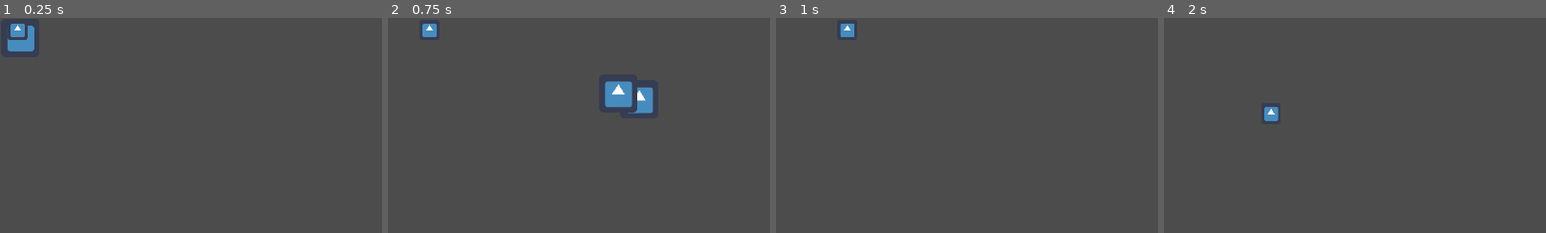
Above: before the commit, frames 1-4 (left to right).
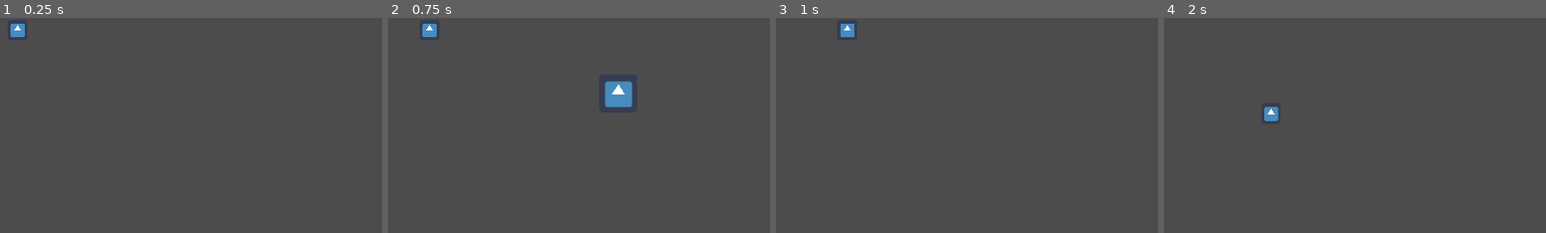
Above: after the commit, the same moments.

Repository: LMBishop/LikKanShootdown
Game: Godot game, scene res://Node2D.tscn
Two runs of this game, one before a commit and one after it. Both use one fixed random seed, a clock stepped at 60 frames per second and the inputs below. The engine's default icon, where the game draws it, is replaced by a stand-in: a white triangle on a blue panel in a dark square.
Inputs (mouse positions are % of the whole screen's width and height, from its top left):
- Up to frame 1 (0.25 s): no input
- Up to frame 2 (0.75 s): tap Enter at 0.5 s; move the mouse to (72, 45) at 0.52 s; hold Right (right) from 0.53 s (still down); hold Space (click) from 0.53 s (still down)
- Up to frame 3 (1 s): keep holding Right (right); keep holding Space (click)
- Up to frame 4 (2 s): move the mouse to (30, 55) at 1.27 s; release Right (right) at 1.28 s; release Space (click) at 1.28 s; hold Down (down) from 1.28 s (still down); tap Space (click) at 1.35 s
The pictures show only the part of the screen within x 40-90%, y 27-77%; the shares and areas given below are measured in that part.

The runs differ from the first frame. In frame 1, 0.5% of the frame differs, in the area x 2-9%, y 3-16%; in frame 2, 0.5%, in the area x 62-70%, y 32-45%; in frame 3, nothing differs; in frame 4, nothing differs.

Commit message:
Add health loss

Diff:
--- a/HUD.tscn
+++ b/HUD.tscn
@@ -1,4 +1,6 @@
-[gd_scene format=2]
+[gd_scene load_steps=2 format=2]
+
+[ext_resource path="res://HealthBar.gd" type="Script" id=1]
 
 [node name="HUD" type="CanvasLayer"]
 
@@ -16,13 +18,14 @@
 text = "Health:"
 align = 2
 
-[node name="ProgressBar" type="ProgressBar" parent="HBoxContainer"]
+[node name="HealthBar" type="ProgressBar" parent="HBoxContainer"]
 margin_left = 56.0
 margin_right = 1205.0
 margin_bottom = 14.0
 size_flags_horizontal = 3
 size_flags_vertical = 3
 value = 100.0
+script = ExtResource( 1 )
 
 [node name="Label2" type="Label" parent="HBoxContainer"]
 margin_left = 1215.0
--- /dev/null
+++ b/HealthBar.gd
@@ -0,0 +1,18 @@
+extends ProgressBar
+
+
+# Declare member variables here. Examples:
+# var a = 2
+# var b = "text"
+
+
+# Called when the node enters the scene tree for the first time.
+func _ready():
+	pass # Replace with function body.
+
+
+# Called every frame. 'delta' is the elapsed time since the previous frame.
+#func _process(delta):
+#	pass
+func _on_player_hit(delta):
+	value -= delta * 20
--- a/KinematicBody2D.gd
+++ b/KinematicBody2D.gd
@@ -1,5 +1,7 @@
-extends KinematicBody2D
+extends Area2D
 
+signal hit
+var screen_size
 export (int) var speed = 200
 var spawn_object = load("res://Bullet.tscn")
 var velocity = Vector2()
@@ -17,11 +19,20 @@
 		velocity.y -= 1
 	velocity = velocity.normalized() * speed
 
+func _ready():
+	screen_size = get_viewport_rect().size
+
 func _physics_process(delta):
 	get_input()
 	globals.playerPos = global_position
-	velocity = move_and_slide(velocity)
+	position += velocity * delta
+	position.x = clamp(position.x, 0, screen_size.x)
+	position.y = clamp(position.y, 0, screen_size.y)
 	if Input.is_action_just_pressed("click"):
 		var obj = spawn_object.instance()
 		obj.position = get_position()
 		get_owner().add_child(obj)
+	var bodies = get_overlapping_bodies()
+	for body in bodies:
+		if body.get_name() != "Bullet":
+			emit_signal("hit", delta)
--- a/Main.gd
+++ b/Main.gd
@@ -9,6 +9,7 @@
 # Called when the node enters the scene tree for the first time.
 func _ready():
 	randomize()
+	get_node("KinematicBody2D").connect( "hit", get_node("HUD/HBoxContainer/HealthBar"), "_on_player_hit")
 	$EnemySpawnTimer.start()
 
 
--- a/Node2D.tscn
+++ b/Node2D.tscn
@@ -1,9 +1,8 @@
-[gd_scene load_steps=7 format=2]
+[gd_scene load_steps=6 format=2]
 
 [ext_resource path="res://HUD.tscn" type="PackedScene" id=1]
 [ext_resource path="res://Player.tscn" type="PackedScene" id=2]
 [ext_resource path="res://Main.gd" type="Script" id=3]
-[ext_resource path="res://Bullet.tscn" type="PackedScene" id=4]
 [ext_resource path="res://Enemy0.tscn" type="PackedScene" id=5]
 
 [sub_resource type="Curve2D" id=1]
@@ -14,9 +13,6 @@
 [node name="Main" type="Node2D"]
 script = ExtResource( 3 )
 enemy_scene = ExtResource( 5 )
-
-[node name="Bullet" parent="." instance=ExtResource( 4 )]
-position = Vector2( 548, 225 )
 
 [node name="KinematicBody2D" parent="." instance=ExtResource( 2 )]
 position = Vector2( 544, 216 )
--- a/Player.tscn
+++ b/Player.tscn
@@ -5,8 +5,7 @@
 
 [sub_resource type="CircleShape2D" id=1]
 
-[node name="KinematicBody2D" type="KinematicBody2D"]
-input_pickable = true
+[node name="Area2D" type="Area2D"]
 script = ExtResource( 1 )
 
 [node name="CollisionShape2D" type="CollisionShape2D" parent="."]
@@ -16,3 +15,5 @@
 position = Vector2( -1, -4 )
 scale = Vector2( 0.515625, 0.53125 )
 texture = ExtResource( 2 )
+
+[connection signal="body_entered" from="." to="." method="_on_Player_body_entered"]
